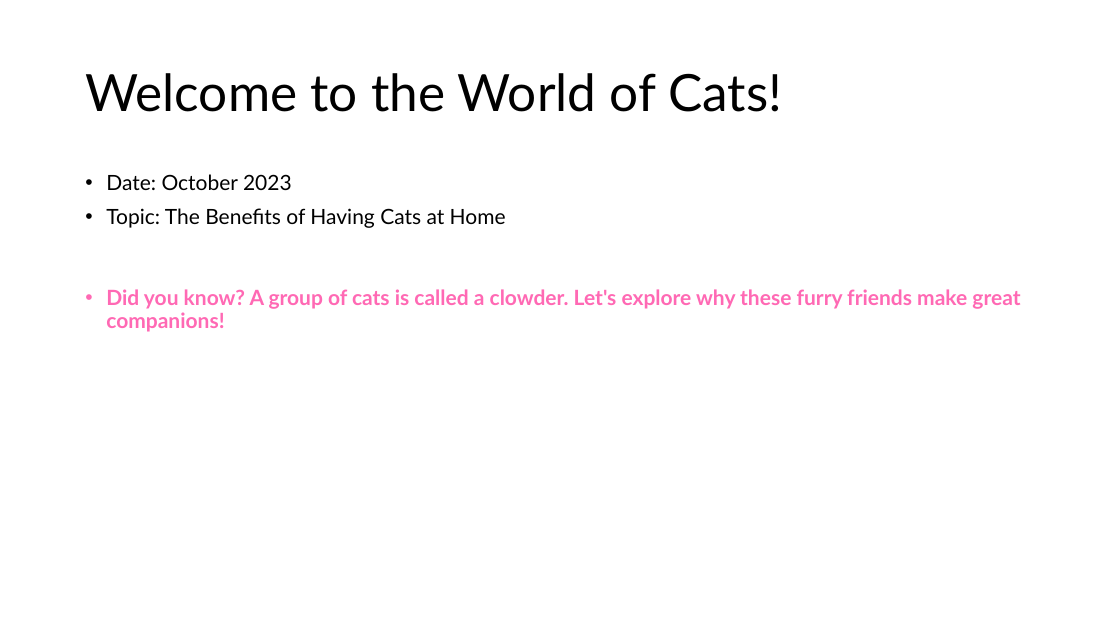
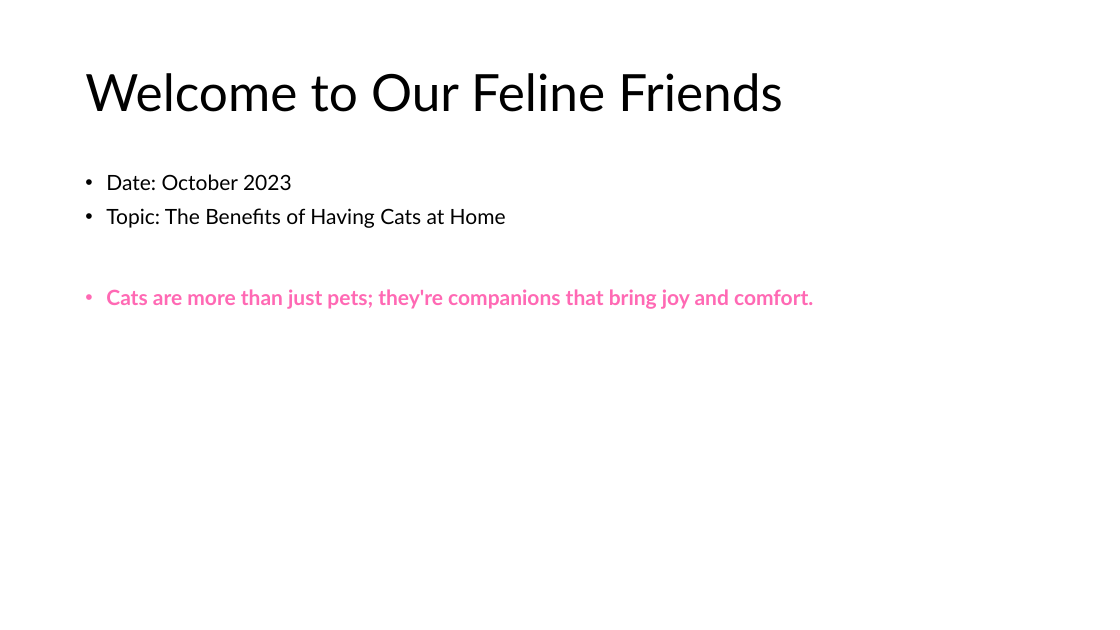
Before and after one commit to drubaga/SlideAI, a slide deck: slide 2 of output/The_Benefits_of_Having_Cats_at_Home.pptx. Drawn at 1120x630 pixels with LibreOffice and Linux fonts; fonts in the diff are those of the drawing. Boxes give left, top, right and bottom in pixels: in the first picture for what was removed or moved away, otherwise in the second. Text is boxed around its words. In the diff, an @@ line names an element or a change of style, - is before the commit and + after.

Commit message:
feat(api): add single endpoint to generate .pptx from prompt and text input

```diff
--- a/output/The_Benefits_of_Having_Cats_at_Home.pptx
+++ b/output/The_Benefits_of_Having_Cats_at_Home.pptx
@@ title at box(85, 73, 782, 112): text changed @@
-Welcome to the World of Cats!
+Welcome to Our Feline Friends
@@ text at box(106, 289, 813, 309): text changed @@
-• Did you know? A group of cats is called a clowder. Let's explore why these furry friends make great companions!
+• Cats are more than just pets; they're companions that bring joy and comfort.
```
Also in this commit, not shown: 10 other slides changed, 1 slide added, 1 slide removed, 1 other file.
